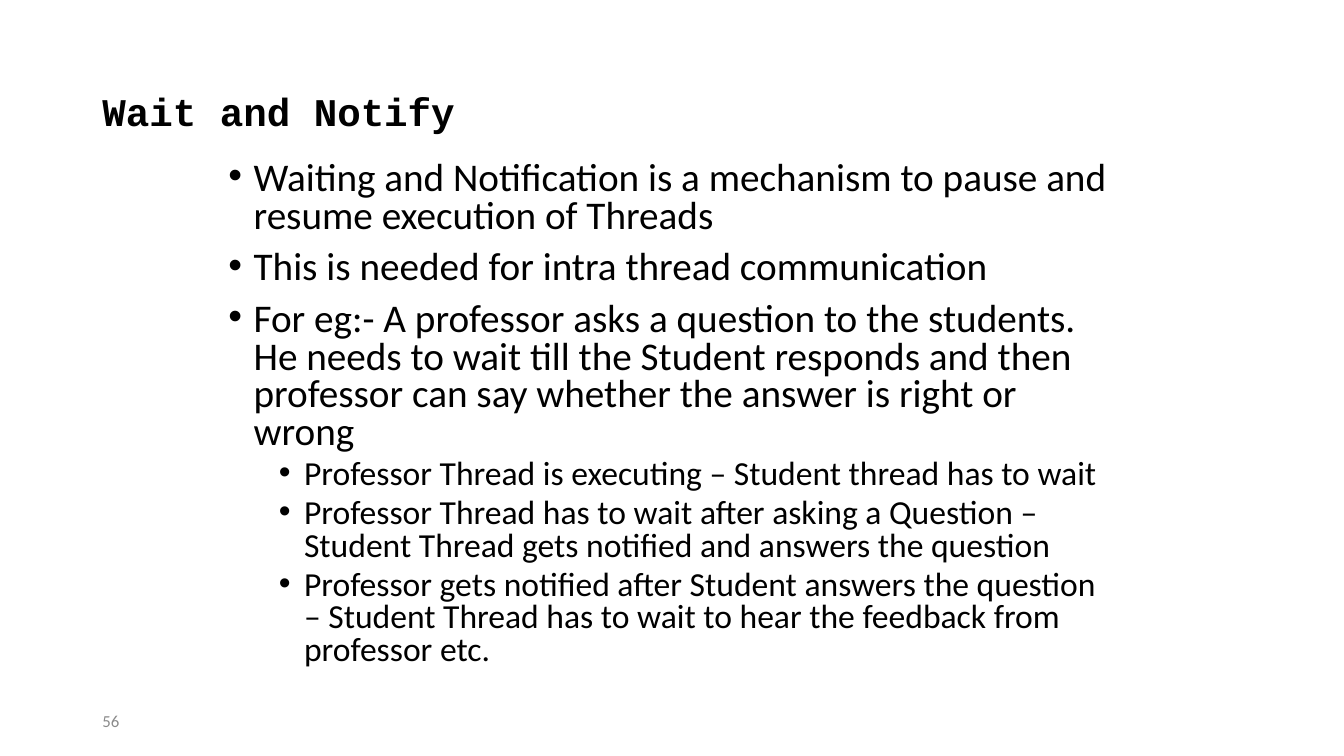
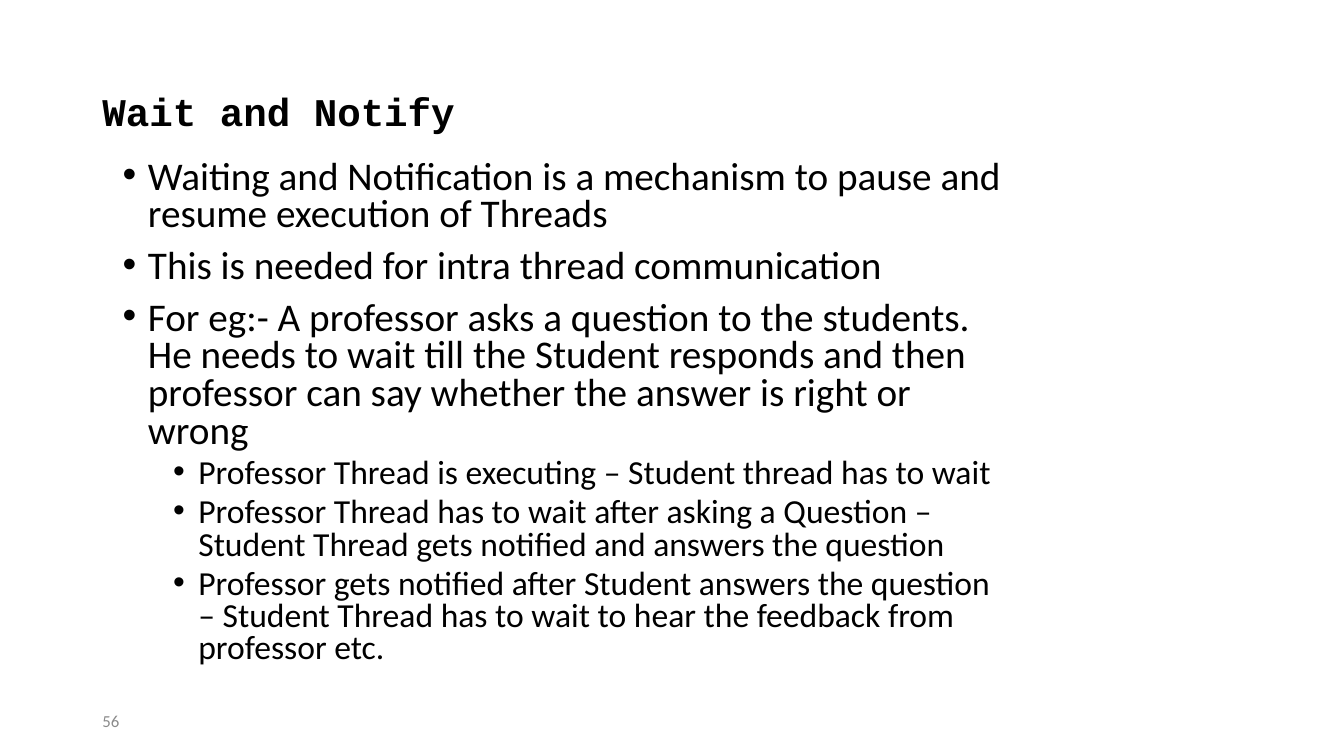
Before and after one commit to sivadosapati/NEUSep16, a slide deck: slide 56 of notes/Java Presentation.pptx. Drawn at 1344x756 pixels with LibreOffice and Linux fonts; fonts in the diff are those of the drawing. Boxes give left, top, right and bottom in pixels: in the first picture for what was removed or moved away, otherwise in the second. Text is boxed around its words. In the diff, an @@ line names an element or a change of style, - is before the commit and + after.

```diff
--- a/notes/Java Presentation.pptx
+++ b/notes/Java Presentation.pptx
@@ text "Waiting and Notification is a ...": place and size @@
-text "Waiting and Notification is a ..." at box(254, 163, 1106, 667)
+text "Waiting and Notification is a ..." at box(148, 162, 1001, 665)
```
Also in this commit, not shown: 4 other slides changed, 2 slides removed.
